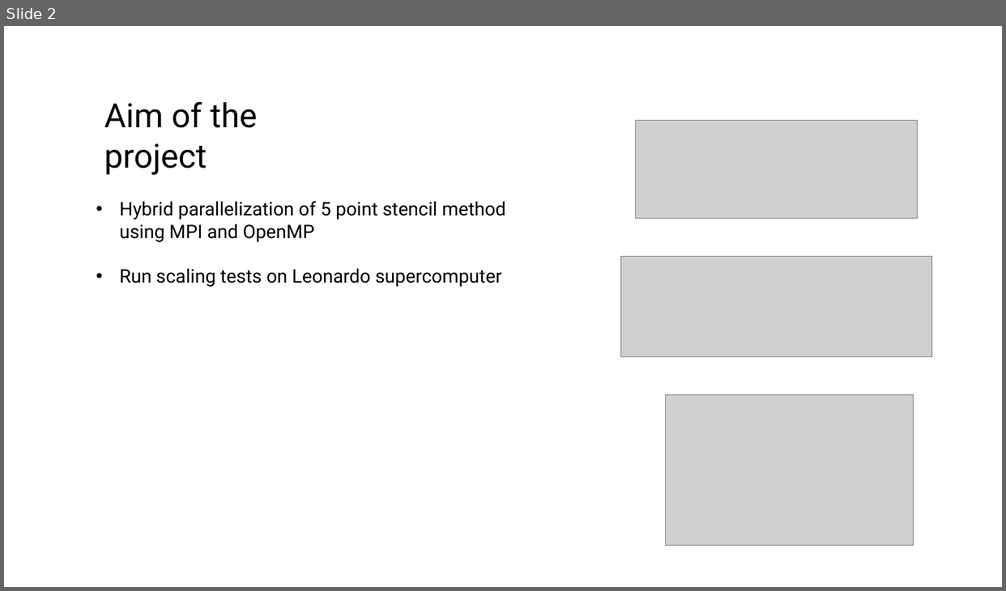
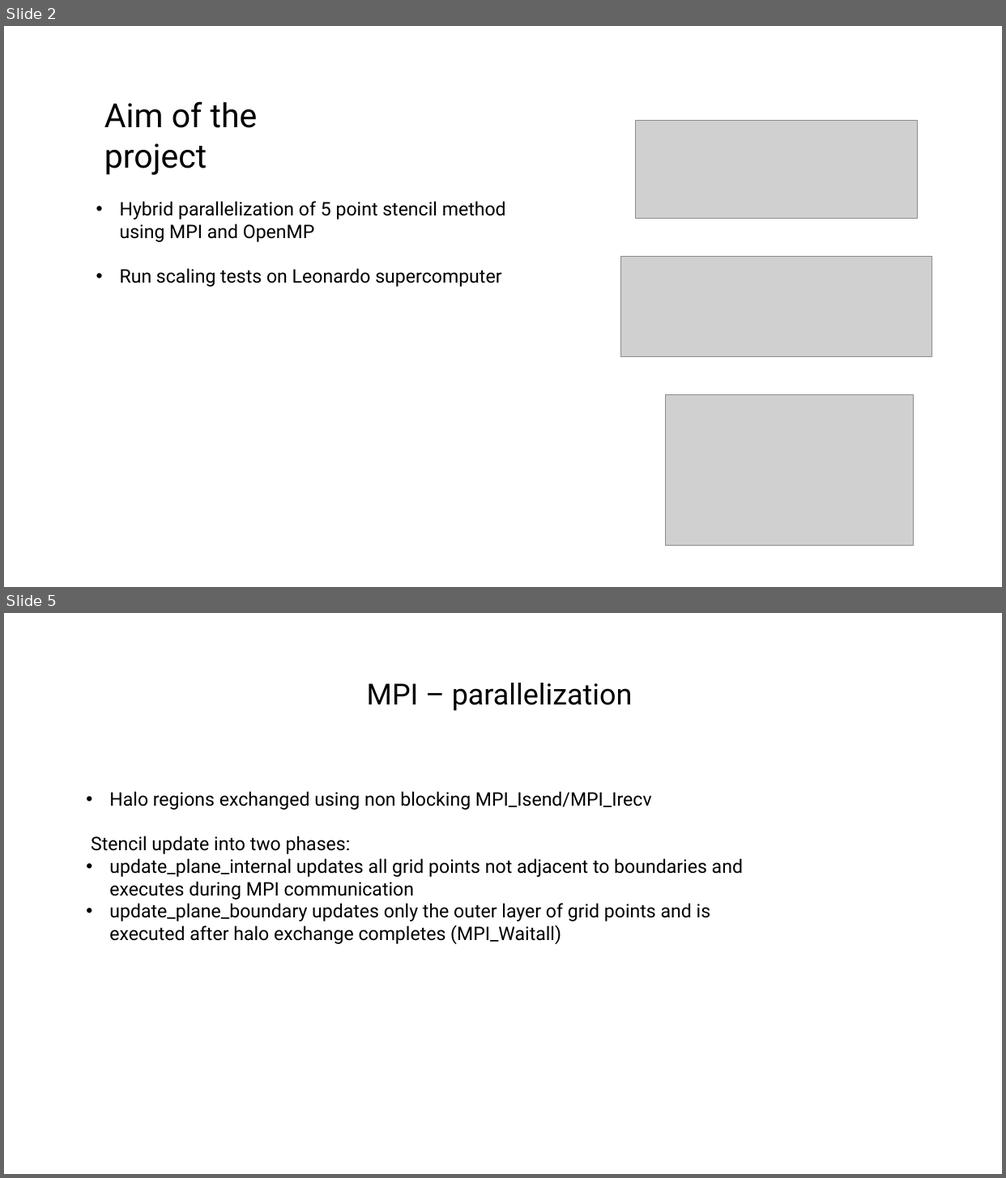
Before and after one commit to agnesevalentini/HPC_exam, a slide deck: HPC final project.pptx. Shown one above the other, each under a label of ours: slide 2 before the commit, slides 2 and 5 after it; the slides between them are not shown. The pictures are 1006x591 and 1006x1178 pixels, drawn with LibreOffice and Linux fonts; fonts in the diff are those of the drawing; grey boxes stand for pictures. Boxes give left, top, right and bottom in pixels: in the first picture for what was removed or moved away, otherwise in the second. Text is boxed around its words. In the diff, an @@ line names an element or a change of style, - is before the commit and + after.

```diff
--- a/HPC final project.pptx
+++ b/HPC final project.pptx
@@ slide 5 added at (x1=4, y1=613, x2=1002, y2=1174), background #FFFFFF @@
@@ text added at (x1=367, y1=683, x2=633, y2=711), 28 pt, text #000000 @@
+MPI – parallelization
@@ text added at (x1=91, y1=791, x2=743, y2=944), 18 pt, text #000000 @@
+• Halo regions exchanged using non blocking MPI_Isend/MPI_Irecv
+Stencil update into two phases:
+• update_plane_internal updates all grid points not adjacent to boundaries and executes during MPI communication
+• update_plane_boundary updates only the outer layer of grid points and is executed after halo exchange completes (MPI_Waitall)
```
Also in this commit, not shown: 2 slides changed, 1 other slide added, 2 slides removed, 1 other file.
